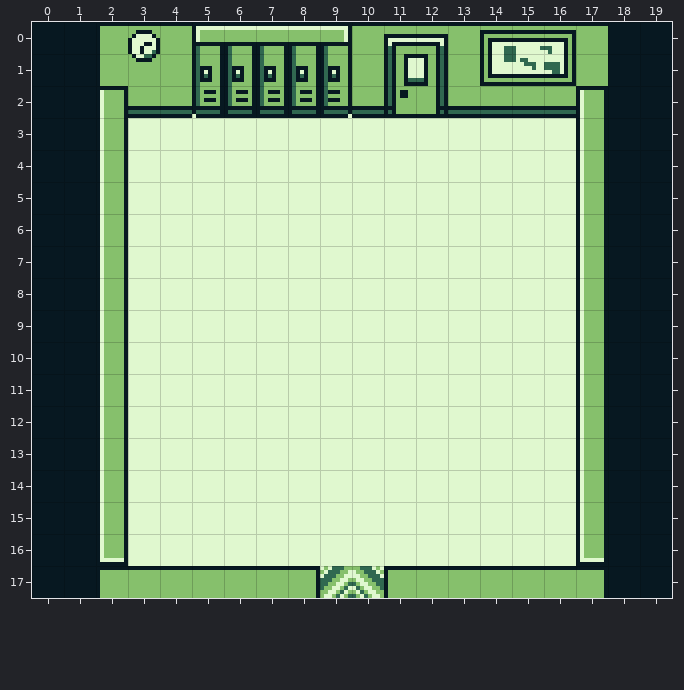
Two states of a Tiled map, assets/backgrounds/Level3.tmx. Above, as it was before the edit.
Cells are 8x8 px. Shown: x 0..19, y 0..17.
New version:
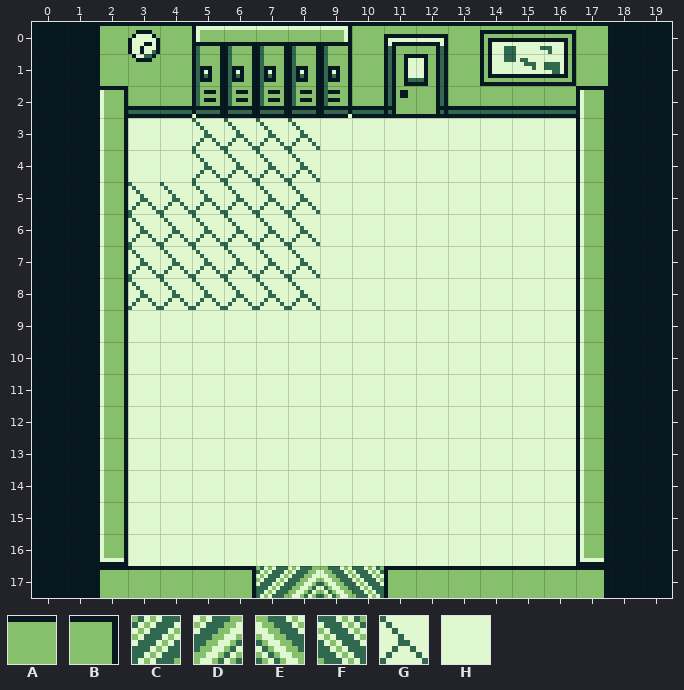
Key: from "Assets": A 18, B 20, C 666, D 667, E 668, F 669, G 896, H 1282.
_ is an empty cell.
From old to new:
Layer "Tile Layer 1":
Tile A gives way to tile B in row 17 at x 6.
Tile A gives way to tile C in row 17 at x 7.
Tile B gives way to tile D in row 17 at x 8.
Tile D gives way to tile E in row 17 at x 9.
Tile E gives way to tile F in row 17 at x 10.
Tile H gives way to tile G in rows 3 to 4 at x 5 to 8; in rows 5 to 8 at x 3 to 8.
Where, in picture pixels (left, top, right, bottom), the same in both pictures:
changed: (128, 118, 320, 310)
changed: (252, 566, 384, 598)
